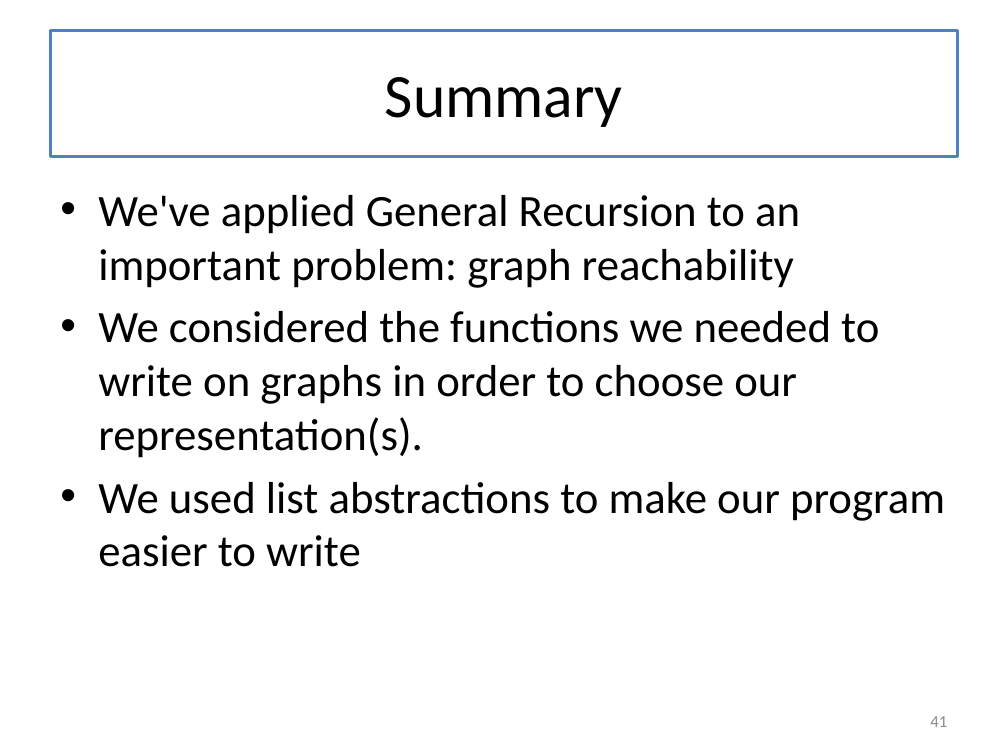
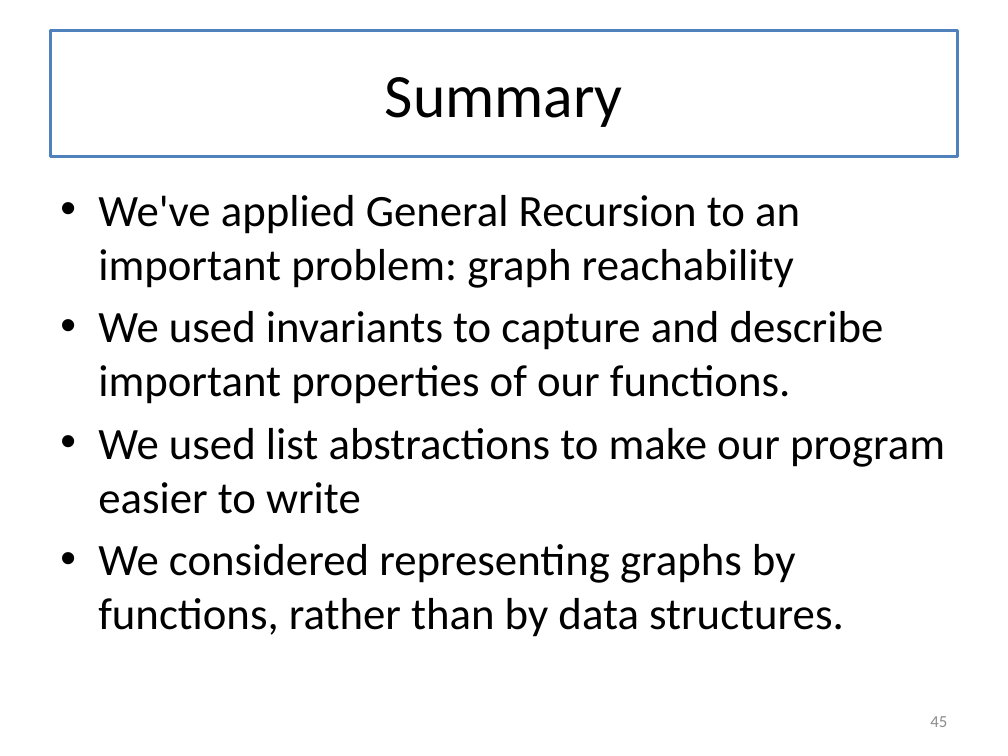
Before and after one commit to mwand/cs5010f16, a slide deck: slide 45 of Slides/Lesson 8.5 Searching in a Graph.pptx (slide 41 before the commit). Drawn at 1008x756 pixels with LibreOffice and Linux fonts; fonts in the diff are those of the drawing. Boxes give left, top, right and bottom in pixels: in the first picture for what was removed or moved away, otherwise in the second. Text is boxed around its words. In the diff, an @@ line names an element or a change of style, - is before the commit and + after.

```diff
--- a/Slides/Lesson 8.5 Searching in a Graph.pptx
+++ b/Slides/Lesson 8.5 Searching in a Graph.pptx
@@ text at <box>98,311,884,404</box>: text changed @@
-• We considered the functions we needed to write on graphs in order to choose our representation(s).
+• We used invariants to capture and describe important properties of our functions.
@@ text at <box>98,544,844,637</box>: paragraph added @@
+• We considered representing graphs by functions, rather than by data structures.
@@ page number at <box>930,716,947,727</box>: text changed @@
-41
+45
```
Also in this commit, not shown: 11 other slides changed, 5 slides added, 1 slide removed, 7 other files.
